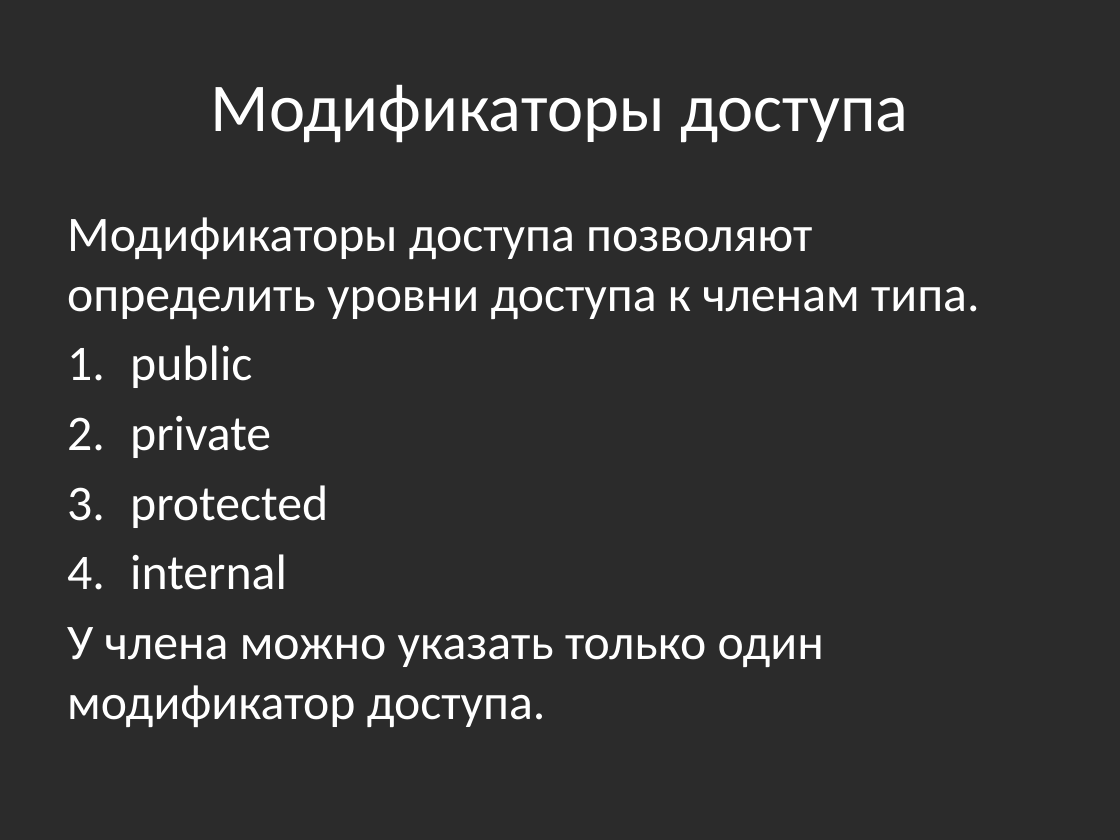
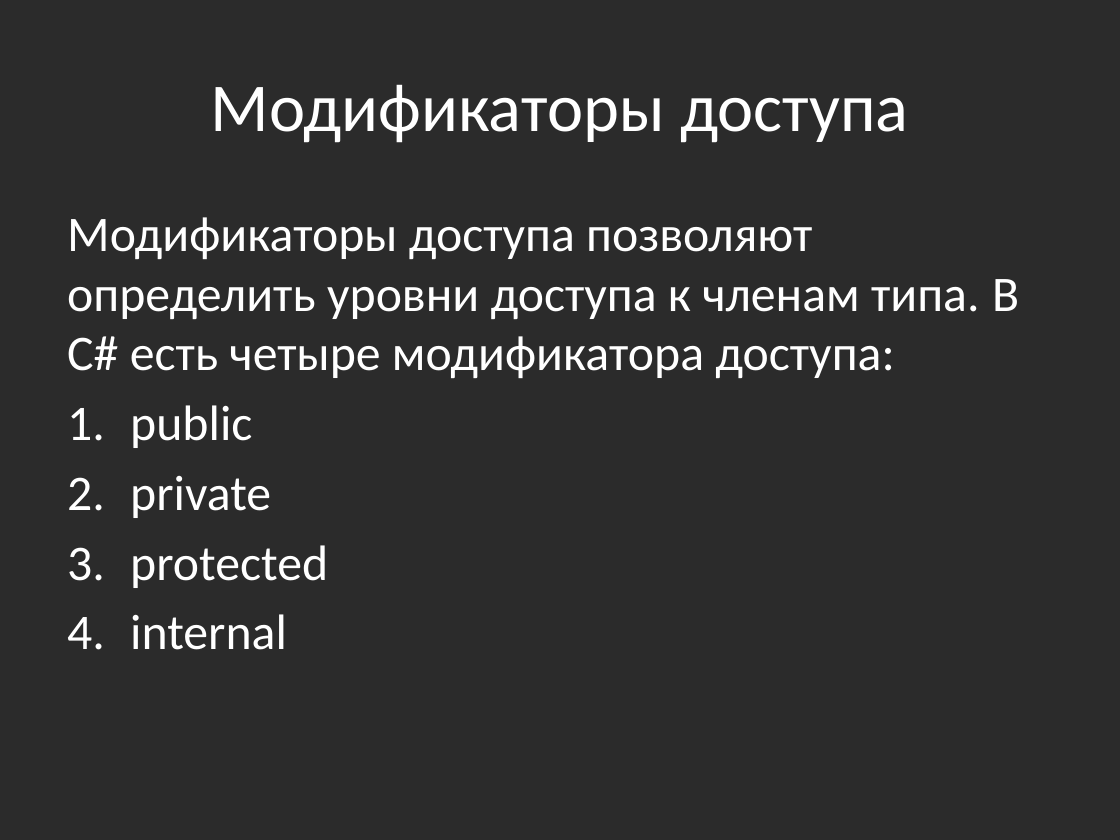
Before and after one commit to bazile/Training, a slide deck: slide 11 of Presentation/lesson-02-oop.pptx. Drawn at 1120x840 pixels with LibreOffice and Linux fonts; fonts in the diff are those of the drawing; background and template pictures are left out; a plain dark background stands for a picture behind light text. Boxes give left, top, right and bottom in pixels: in the first picture for what was removed or moved away, otherwise in the second. Text is boxed around its words. In the diff, an @@ line names an element or a change of style, - is before the commit and + after.

```diff
--- a/Presentation/lesson-02-oop.pptx
+++ b/Presentation/lesson-02-oop.pptx
@@ text at bbox=[67, 217, 1019, 378]: text changed @@
-Модификаторы доступа позволяют определить уровни доступа к членам типа.
+Модификаторы доступа позволяют определить уровни доступа к членам типа. В C# есть четыре модификатора доступа:
@@ text at bbox=[67, 627, 824, 727]: paragraph removed @@
-У члена можно указать только один модификатор доступа.
```
Also in this commit, not shown: 7 other slides changed, 15 slides added, 10 other files.
